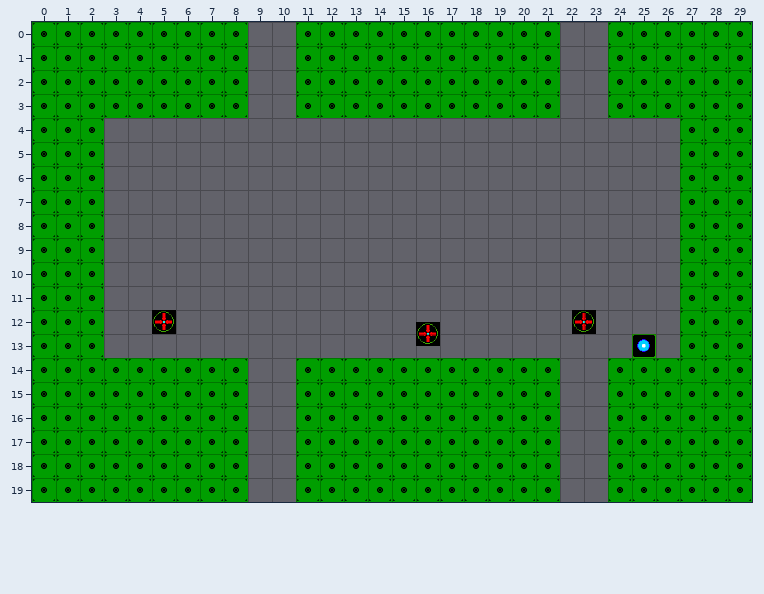
Level history. Tiled map: tiled/maps/level1.tmx. Above, as it was before the edit.
Cells are 32x32 px. Shown: x 0..29, y 0..19.
The result:
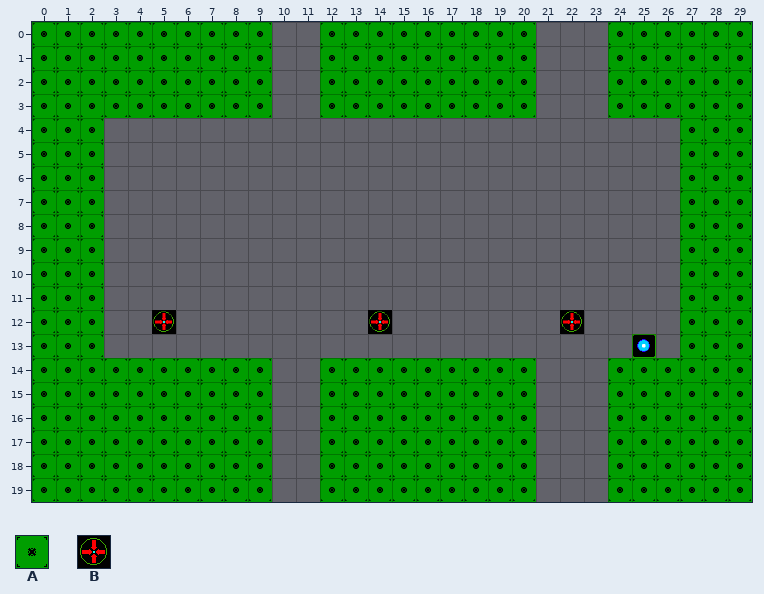
Key: from "Props": A 0 "Tile", B 1 "Placeholder".
_ is an empty cell.
Objects are placed by their top-left corner, in cells (3,4 is the top-left corner of cell 3,4); size is 1x1 cell unless given.
From old to new:
Layer "Layout":
y 0..3: x 9 _ -> A; x 11 A -> _; x 21 A -> _
y 14..19: x 9 _ -> A; x 11 A -> _; x 21 A -> _
Layer "Objects":
changed: B "Trigger" at 16,12.5 -> B "Trigger" at 14,12
changed: B "Trigger" at 22.5,12 -> B "Trigger" at 22,12
